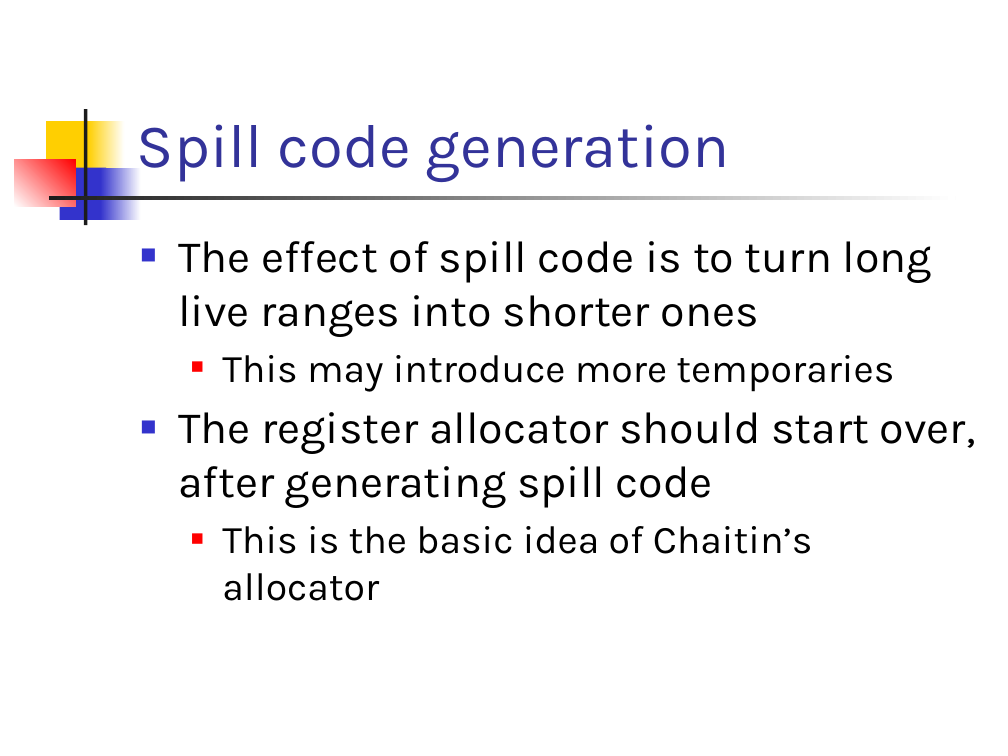
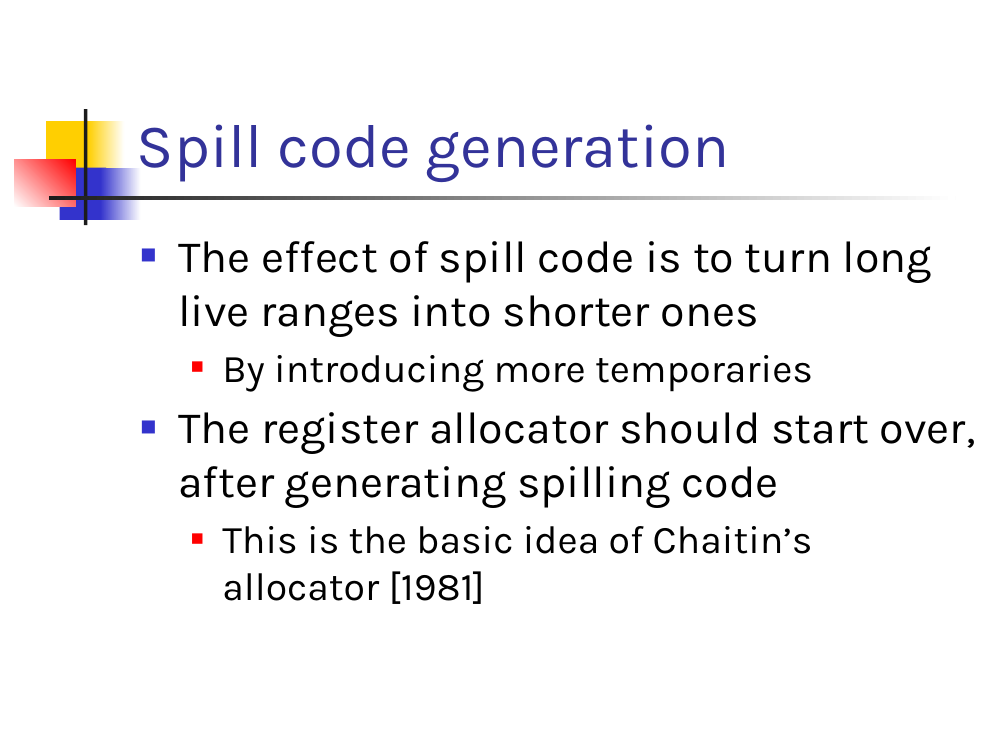
Before and after one commit to csslab-ustc/csslab-ustc.github.io, a slide deck: slide 44 of courses/compiler/slides/lec18-reg-alloc-gc.pptx. Drawn at 1008x756 pixels with LibreOffice and Linux fonts; fonts in the diff are those of the drawing. Boxes give left, top, right and bottom in pixels: in the first picture for what was removed or moved away, otherwise in the second. Text is boxed around its words. In the diff, an @@ line names an element or a change of style, - is before the commit and + after.

```diff
--- a/courses/compiler/slides/lec18-reg-alloc-gc.pptx
+++ b/courses/compiler/slides/lec18-reg-alloc-gc.pptx
@@ text at bbox=[178, 355, 976, 604]: text changed @@
-  ■ This may introduce more temporaries
-■ The register allocator should start over, after generating spill code
-  ■ This is the basic idea of Chaitin’s allocator
+  ■ By introducing more temporaries
+■ The register allocator should start over, after generating spilling code
+  ■ This is the basic idea of Chaitin’s allocator [1981]
```
Also in this commit, not shown: 19 other slides changed, 15 slides added, 28 other files.
